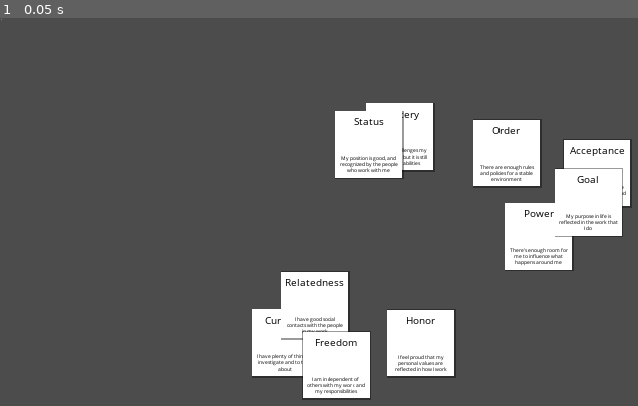
Above: before the commit, frame 1.
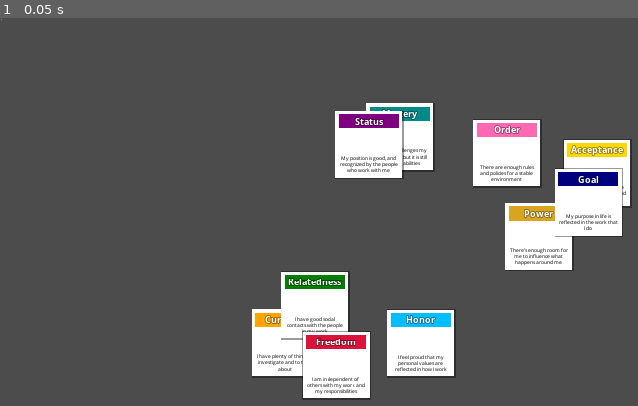
Above: after the commit, the same moment.

Repository: gediminasz/moving-motivators
Game: Godot game, scene res://Root.tscn
The game is run twice, just before and just after one commit, with the same random seed, the same clock (stepped at 60 frames per second) and the same inputs.
Inputs:
- Up to frame 1 (0.05 s): no input

The runs differ from the first frame. In frame 1, 2.9% of the frame differs, in the area x 39-99%, y 22-86%.

Commit message:
Add unique colors to cards

Diff:
--- a/Card.tscn
+++ b/Card.tscn
@@ -1,8 +1,10 @@
-[gd_scene load_steps=4 format=2]
+[gd_scene load_steps=5 format=2]
 
 [ext_resource path="res://DescriptionFont.tres" type="DynamicFont" id=1]
 [ext_resource path="res://Card.gd" type="Script" id=2]
 [ext_resource path="res://TitleFont.tres" type="DynamicFont" id=3]
+
+[sub_resource type="StyleBoxFlat" id=1]
 
 [node name="Card" type="Node2D"]
 script = ExtResource( 2 )
@@ -31,8 +33,9 @@
 margin_top = -72.0
 margin_right = 72.0
 margin_bottom = -38.0
+custom_styles/normal = SubResource( 1 )
 custom_fonts/font = ExtResource( 3 )
-custom_colors/font_color = Color( 0, 0, 0, 1 )
+custom_colors/font_color = Color( 1, 1, 1, 1 )
 text = "Title"
 align = 1
 valign = 1
--- a/Root.gd
+++ b/Root.gd
@@ -14,49 +14,62 @@
     var cards = [
         {
             "title": "Curiosity",
-            "description": "I have plenty of things to investigate and to think about"
+            "description": "I have plenty of things to investigate and to think about",
+            "color": "FFA500",
         },
         {
             "title": "Acceptance",
-            "description": "The people around me approve of what I do and who I am"
+            "description": "The people around me approve of what I do and who I am",
+            "color": "FFD700",
         },
         {
             "title": "Power",
-            "description": "There’s enough room for me to influence what happens around me"
+            "description": "There’s enough room for me to influence what happens around me",
+            "color": "DAA520",
         },
         {
             "title": "Relatedness",
-            "description": "I have good social contacts with the people in my work"
+            "description": "I have good social contacts with the people in my work",
+            "color": "008000",
         },
         {
             "title": "Goal",
-            "description": "My purpose in life is reflected in the work that I do"
+            "description": "My purpose in life is reflected in the work that I do",
+            "color": "000080",
         },
         {
             "title": "Honor",
-            "description": "I feel proud that my personal values are reflected in how I work"
+            "description": "I feel proud that my personal values are reflected in how I work",
+            "color": "00BFFF",
         },
         {
             "title": "Mastery",
-            "description": "My work challenges my competence but it is still within my abilities"
+            "description": "My work challenges my competence but it is still within my abilities",
+            "color": "008B8B",
         },
         {
             "title": "Freedom",
-            "description": "I am independent of others with my work and my responsibilities"
+            "description": "I am independent of others with my work and my responsibilities",
+            "color": "DC143C",
         },
         {
             "title": "Order",
-            "description": "There are enough rules and policies for a stable environment"
+            "description": "There are enough rules and policies for a stable environment",
+            "color": "FF69B4",
         },
         {
             "title": "Status",
-            "description": "My position is good, and recognized by the people who work with me"
+            "description": "My position is good, and recognized by the people who work with me",
+            "color": "800080",
         },
     ]
 
     for properties in cards:
         var card = Card.instance()
         card.get_node("Title").text = properties["title"]
+        var stylebox = StyleBoxFlat.new()
+        stylebox.bg_color = Color(properties["color"])
+        card.get_node("Title").add_stylebox_override("normal", stylebox)
         card.get_node("Description").text = properties["description"]
         card.position = $Center.position + Vector2(rng.randi_range(-480, 480), rng.randi_range(-300, 300))
         card.add_to_group("cards")
--- a/TitleFont.tres
+++ b/TitleFont.tres
@@ -1,9 +1,10 @@
 [gd_resource type="DynamicFont" load_steps=2 format=2]
 
 [sub_resource type="DynamicFontData" id=1]
-font_path = "res://OpenSans-Regular.ttf"
+font_path = "res://OpenSans-Bold.ttf"
 
 [resource]
-size = 24
-outline_color = Color( 0, 0, 0, 1 )
+size = 22
+outline_size = 2
+outline_color = Color( 0, 0, 0, 0.392157 )
 font_data = SubResource( 1 )
Binary file added: OpenSans-Bold.ttf
